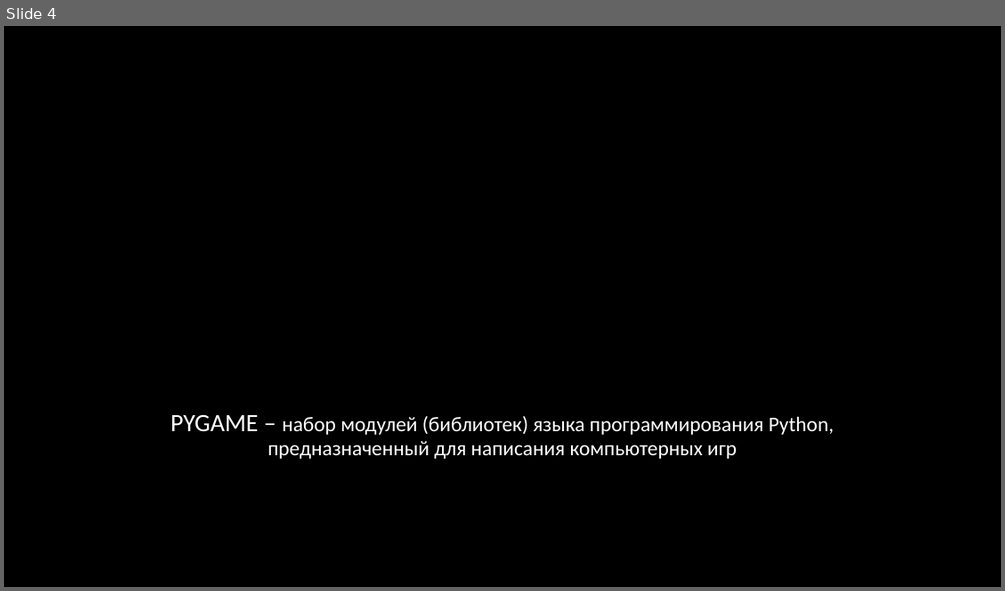
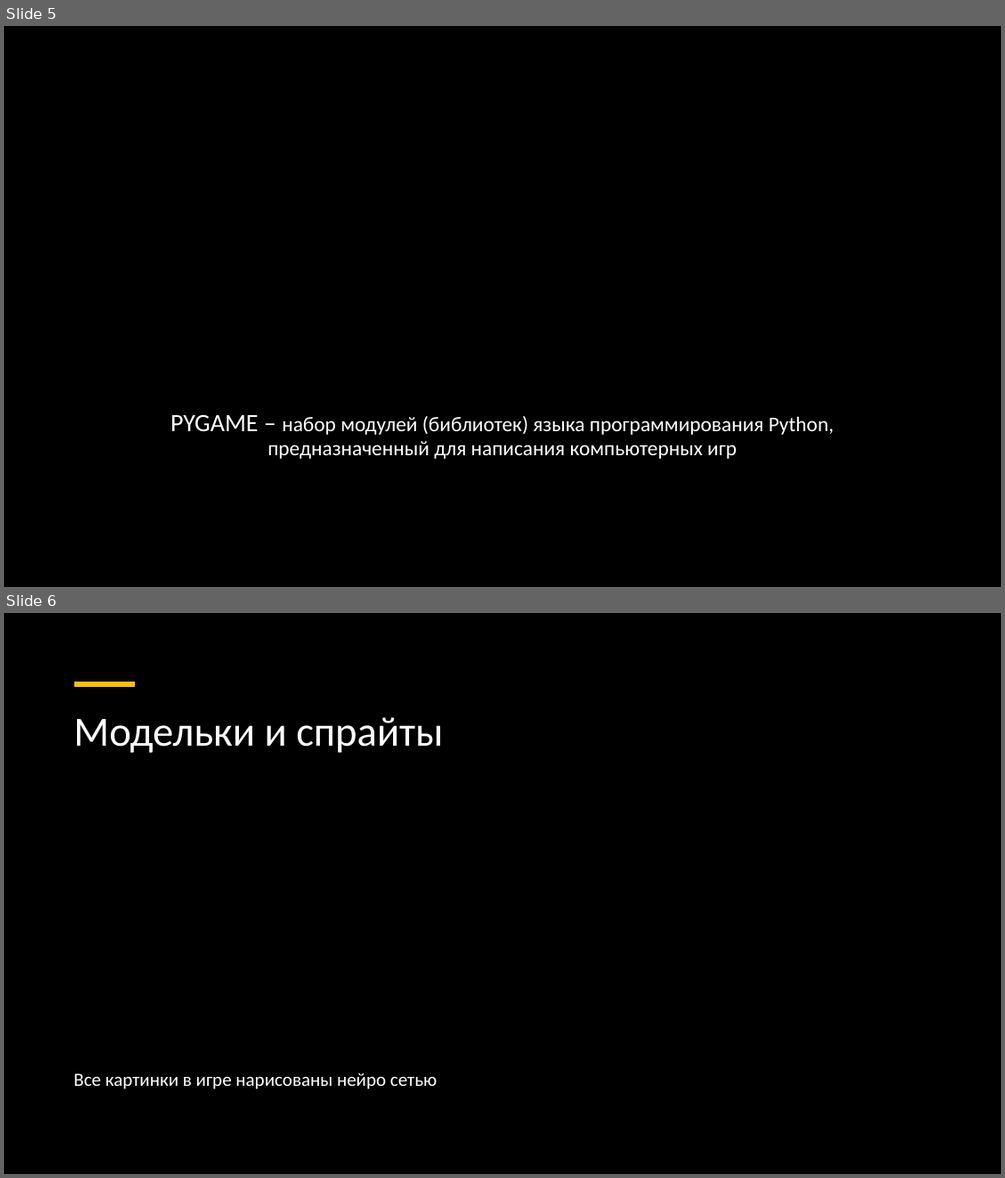
Before and after one commit to Tr1Ton4ik/Dungeon-Destroyer, a slide deck: presentation.pptx. Shown one above the other, each under a label of ours: slide 4 before the commit, slides 5 and 6 after it. The pictures are 1005x591 and 1005x1178 pixels, drawn with LibreOffice and Linux fonts; fonts in the diff are those of the drawing; background and template pictures are left out; a plain dark background stands for a picture behind light text. Boxes give left, top, right and bottom in pixels: in the first picture for what was removed or moved away, otherwise in the second. Text is boxed around its words. In the diff, an @@ line names an element or a change of style, - is before the commit and + after.

```diff
--- a/presentation.pptx
+++ b/presentation.pptx
@@ slide 6 added at (x1=4, y1=613, x2=1001, y2=1174), background picture (left out) @@
@@ rectangle added at (x1=4, y1=613, x2=1001, y2=1174), fill #000000 @@
@@ line added from (75, 684) to (135, 684), #FFC000 4.5 pt @@
@@ title added at (x1=73, y1=717, x2=443, y2=753), 40 pt, text #FFFFFF @@
+Модельки и спрайты
@@ text added at (x1=73, y1=1072, x2=437, y2=1089), 18 pt, text #FFFFFF @@
+Все картинки в игре нарисованы нейро сетью
@@ what was slide 4 is now slide 5 @@
```
Also in this commit, not shown: 3 other slides added, 1 slide removed, 1 other file.
